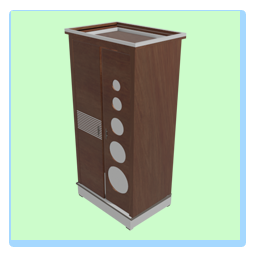
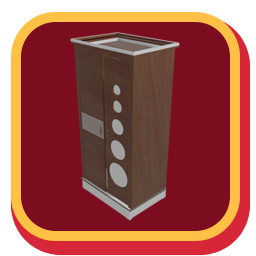
Layers edited between the first and the second 256x256 image:
painted on "Layer 4" over [64, 21, 187, 231]
removed layer "Rectangle 1" over [11, 11, 240, 240]
added layer "Rounded Rectangle 2" above "Layer 1" over [11, 12, 240, 241]
